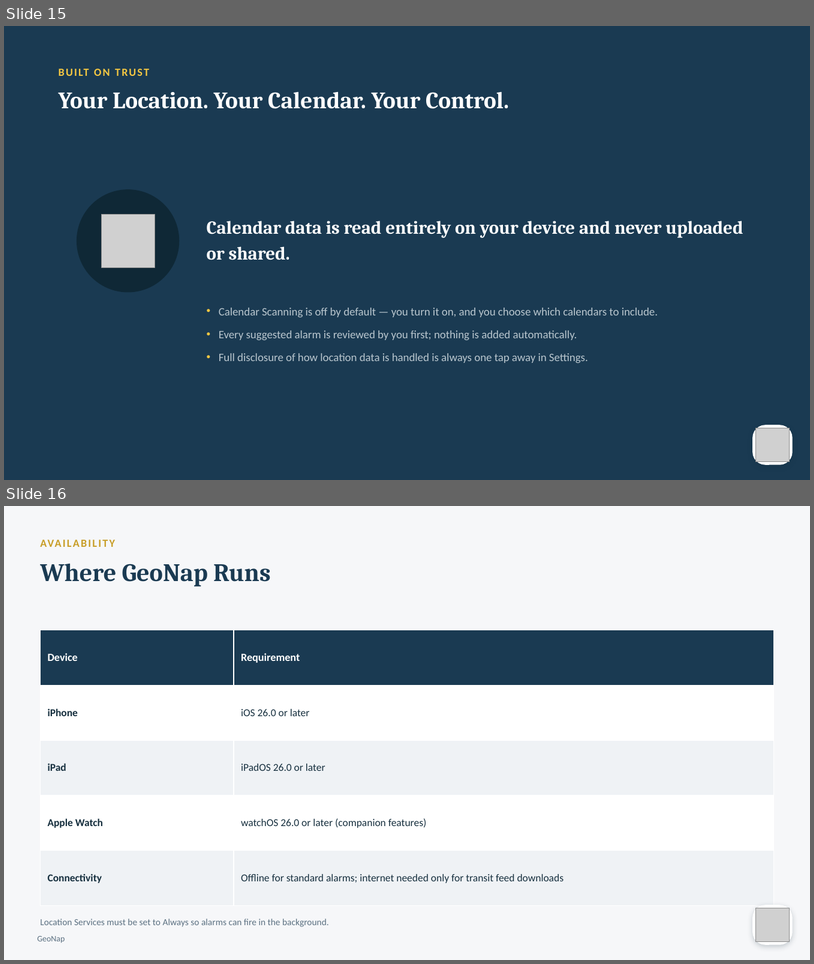
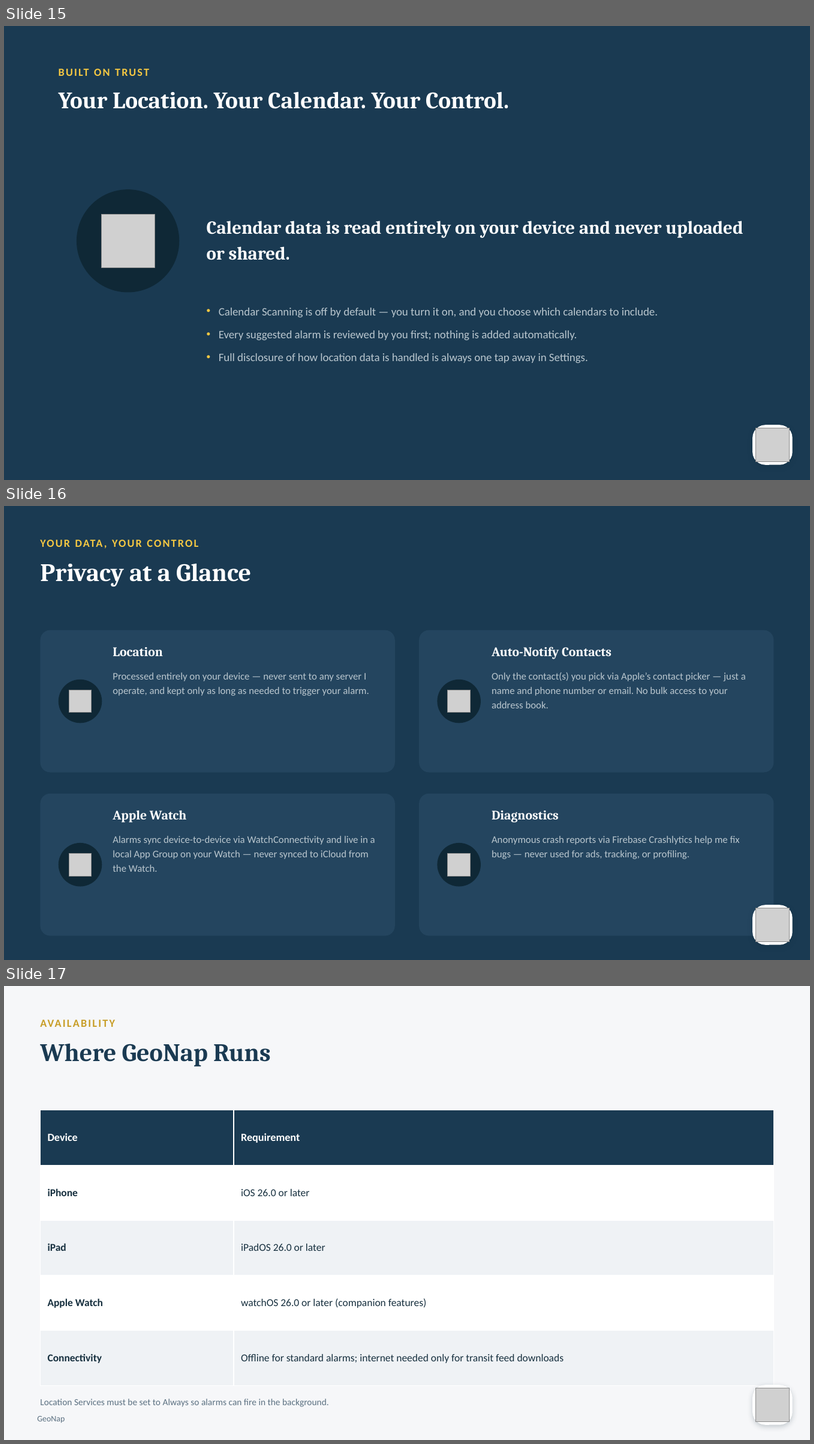
Before and after one commit to rmbartis/GeoNap, a slide deck: docs/GeoNap Presentations/GeoNap_Marketing_Deck.pptx. Shown one above the other, each under a label of ours: slides 15 and 16 before the commit, slides 15, 16 and 17 after it. The pictures are 814x964 and 814x1444 pixels, drawn with LibreOffice and Linux fonts; fonts in the diff are those of the drawing; grey boxes stand for pictures. Boxes give left, top, right and bottom in pixels: in the first picture for what was removed or moved away, otherwise in the second. Text is boxed around its words. In the diff, an @@ line names an element or a change of style, - is before the commit and + after.

Commit message:
* Updated the privacy policy with accurate disclosures for contacts and Watch data sharing (all 13 languages). * Ensure Apple Watch debug and paring data is routed through debug log to assist in field resolutions * Update Marking pptx with Privacy updates and add pricey summary slide * Add Apple Watch integration CI test suite

```diff
--- a/docs/GeoNap Presentations/GeoNap_Marketing_Deck.pptx
+++ b/docs/GeoNap Presentations/GeoNap_Marketing_Deck.pptx
@@ slide 16 added at [4,506,810,960], background #1A3A52 @@
@@ text added at [40,564,251,587], 30 pt, text #FFFFFF, bold @@
+Privacy at a Glance
@@ rounded rectangle added at [40,630,395,772], fill #24455F @@
@@ rounded rectangle added at [420,630,775,772], fill #24455F @@
@@ text added at [113,647,163,656], 15.5 pt, text #FFFFFF, bold @@
+Location
@@ text added at [492,646,612,659], 15.5 pt, text #FFFFFF, bold @@
+Auto-Notify Contacts
@@ ellipse added at [59,679,102,723], fill #0F2836 @@
@@ text added at [113,672,369,696], 12 pt, text #B9C6CE @@
+Processed entirely on your device — never sent to any server I operate, and kept only as long as needed to trigger your alarm.
@@ text added at [203,675,341,696], 13 pt, text #F5C842, bold @@
+YOUR DATA, YOUR CONTROL
@@ ellipse added at [438,679,482,723], fill #0F2836 @@
@@ text added at [492,672,746,708], 12 pt, text #B9C6CE @@
+Only the contact(s) you pick via Apple’s contact picker — just a name and phone number or email. No bulk access to your address book.
@@ picture added at [69,690,91,712] @@
@@ picture added at [448,690,470,712] @@
@@ rounded rectangle added at [40,793,395,936], fill #24455F @@
@@ rounded rectangle added at [420,793,775,936], fill #24455F @@
@@ text added at [113,810,186,822], 15.5 pt, text #FFFFFF, bold @@
+Apple Watch
@@ text added at [492,810,559,822], 15.5 pt, text #FFFFFF, bold @@
+Diagnostics
@@ ellipse added at [59,843,102,886], fill #0F2836 @@
@@ text added at [113,835,375,871], 12 pt, text #B9C6CE @@
+Alarms sync device-to-device via WatchConnectivity and live in a local App Group on your Watch — never synced to iCloud from the Watch.
@@ ellipse added at [438,843,482,886], fill #0F2836 @@
@@ text added at [492,835,740,859], 12 pt, text #B9C6CE @@
+Anonymous crash reports via Firebase Crashlytics help me fix bugs — never used for ads, tracking, or profiling.
@@ picture added at [69,853,91,876] @@
@@ picture added at [448,853,470,876] @@
@@ rounded rectangle added at [753,904,793,945], fill #FFFFFF @@
@@ picture added at [756,907,790,942] @@
@@ what was slide 16 is now slide 17 @@
```
Also in this commit, not shown: 23 other files.
